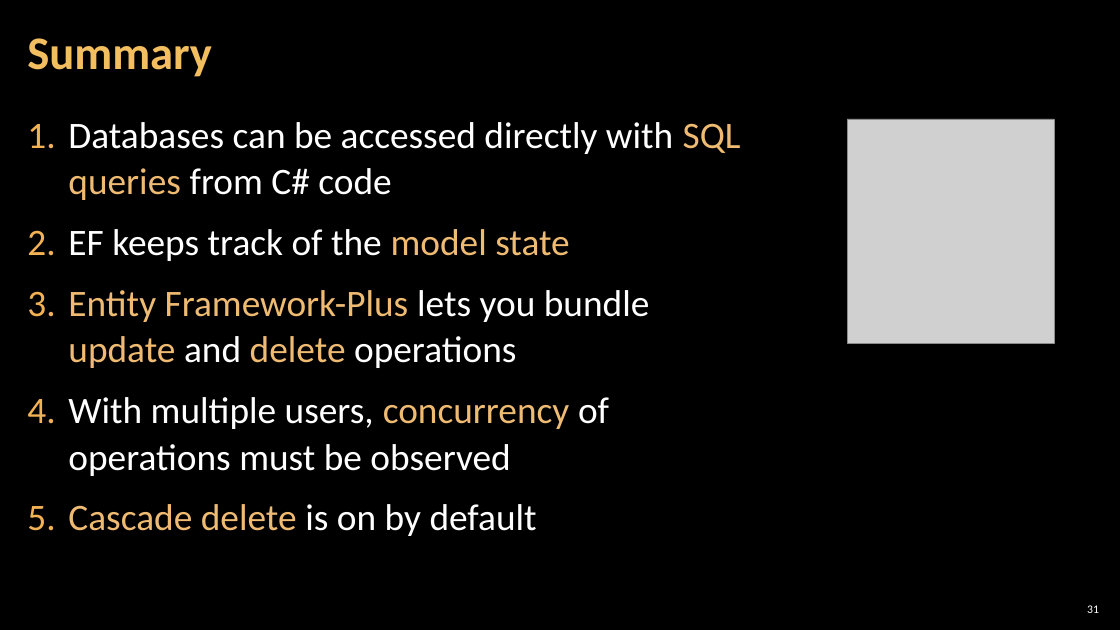
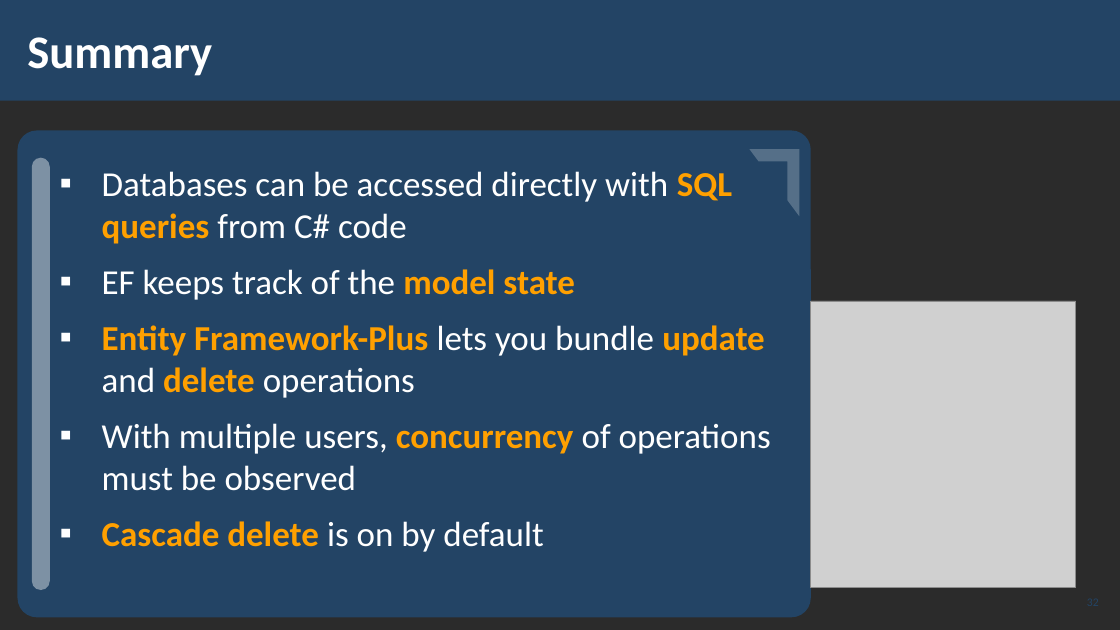
Before and after one commit to pirocorp/Databases-Advanced---Entity-Framework, a slide deck: slide 32 of 07. Advanced Querying/07. DB-Advanced-EF-Core-Advanced-Querying.pptx (slide 31 before the commit). Drawn at 1120x630 pixels with LibreOffice and Linux fonts; fonts in the diff are those of the drawing; grey boxes stand for pictures; background and template pictures are left out; a plain dark background stands for a picture behind light text. Boxes give left, top, right and bottom in pixels: in the first picture for what was removed or moved away, otherwise in the second. Text is boxed around its words. In the diff, an @@ line names an element or a change of style, - is before the commit and + after.

```diff
--- a/07. Advanced Querying/07. DB-Advanced-EF-Core-Advanced-Querying.pptx
+++ b/07. Advanced Querying/07. DB-Advanced-EF-Core-Advanced-Querying.pptx
@@ rectangle added at <box>0,0,1120,101</box>, fill #234465 @@
@@ title "Summary" at <box>27,37,212,76</box>: text colour #F3BE60 to #FFFFFF; line spacing 0.9 to 1 @@
@@ text added at <box>18,110,1103,588</box>, 34 pt, text #FFFFFF @@
+▪ …
+▪ …
+▪ …
@@ rounded rectangle added at <box>18,130,811,618</box>, fill #234465 @@
@@ half frame added at <box>750,149,799,216</box>, fill #FFFFFF at 23% opacity @@
@@ rounded rectangle added at <box>32,158,50,591</box>, fill #FFFFFF at 41% opacity @@
@@ text "Databases can be accessed directly ...": place and size @@
-text "Databases can be accessed directly ..." at <box>68,122,741,536</box>
+text "Databases can be accessed directly ..." at <box>102,171,771,552</box>
@@ text "Databases can be accessed directly ..." at <box>102,171,771,552</box>: size 32 to 30 pt; text colour #EFBB72 to #FFA000, bold on in "SQL queries", "model state", "Entity Framework-Plus update delete", "concurrency" and 1 more places; bullet 1. to ▪; line spacing 40pt to 1; bullet colour #F2B254 to #FFFFFF @@
@@ picture: place and size @@
-picture at <box>847,119,1054,344</box>
+picture at <box>811,301,1075,587</box>
@@ page number at <box>1087,605,1099,613</box>: text changed; text colour #FFFFFF to #234465 @@
-31
+32
```
Also in this commit, not shown: 31 other slides changed, 5 slides added, 4 slides removed.
